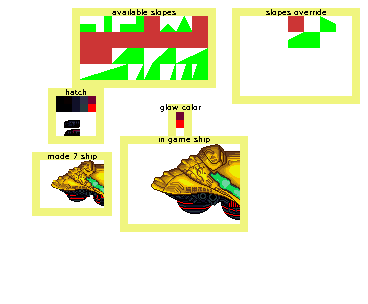
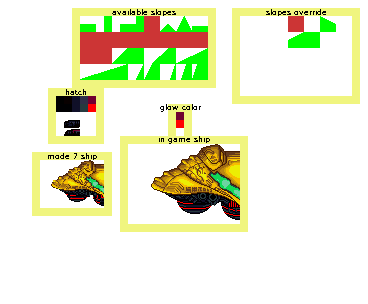
Layered file, before and after one edit (368×304). Changes by layer:
painted on "slopes" over [192, 16, 208, 32]
